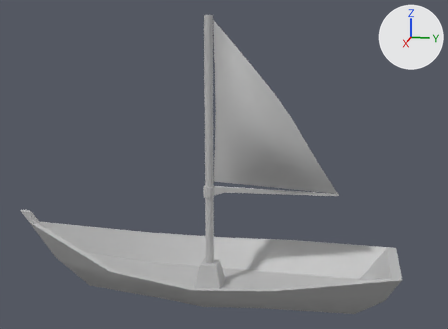
Renders of the FBX model Assets/Art/3DModels/boat.fbx from each side of a commit.
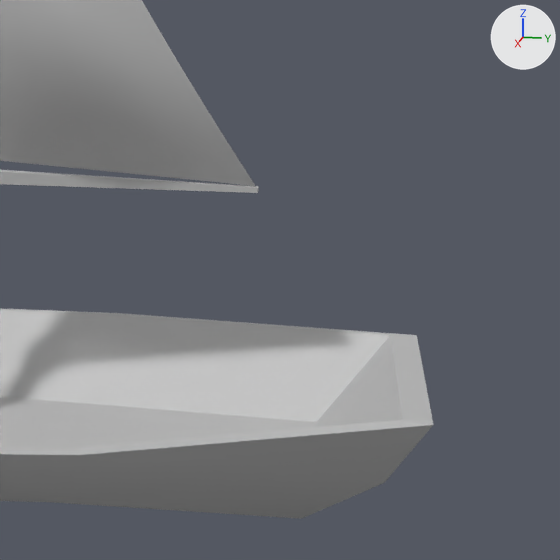
Each version appears first whole from a 50 mm camera at (0.419, 0.095, 0.209) aimed at (-0.001, 0.011, 0.104), and next in a close-up on the part from 55% to 100% of the width and 38% to 100% of the height. Lighting does not change. The marker at upper right points along +X, +Y and +Z. Where no turn or scale is listed for an object, it has been applied to the vertices. Vertices at the same position are counted once.
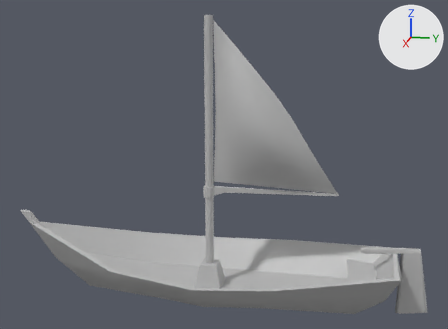
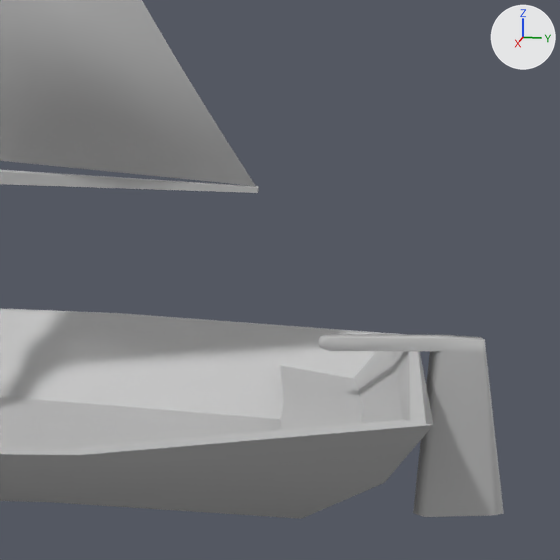
Commit message: change boat
change boat

The change, as JSON lines over the scene's bpy script:
```json
{"block": "me_mesh", "where": "# used by ob_pcube1; location = (0.0, -0.025, 0.0223)"}
{"op": "remove", "block": "me_mesh", "code": "me_mesh.from_pydata(...)  # 56 vertices, 52 faces; spans x -0.051..0.051, y -0.123..0.16, z -0.021..0.038"}
{"op": "add", "block": "me_mesh", "code": "me_mesh.from_pydata(...)  # 109 vertices, 94 faces; spans x -0.051..0.051, y -0.123..0.16, z -0.021..0.038"}
{"block": "me_mesh", "change": "me_mesh part 1"}
{"block": "me_mesh", "change": "5 faces are deleted"}
{"block": "me_mesh", "change": "53 vertices are added at x -0.029..0.029, y 0.124..0.16, z -0.005..0.025"}
{"block": "me_mesh", "change": "47 new faces join them"}
{"op": "add", "block": "me_mesh_005", "code": ["me_mesh_005 = bpy.data.meshes.new('Mesh.005')", "me_mesh_005.from_pydata(...)  # 57 vertices, 52 faces; spans x 0.0019..0.005, y -0.041..0.0071, z -0.0231..0.0253", "me_mesh_005.materials.append(mat_lambert1)  # grey #bcbcbc"]}
{"op": "add", "block": "ob_pcube3", "code": ["ob_pcube3 = bpy.data.objects.new('pCube3', me_mesh_005)", "ob_pcube3.location = (-0.0034, 0.1495, 0.0253)"]}
```

Changed parts and their boxes [x1, y1, x2, y2] in the close-ups (560 x 560 px):
```json
{"object": "pCube3", "change": "added", "after": [319, 334, 504, 517]}
{"part": 1, "of": "me_mesh", "change": "built on", "before": [48, 314, 433, 448], "after": [48, 314, 433, 448]}
```
